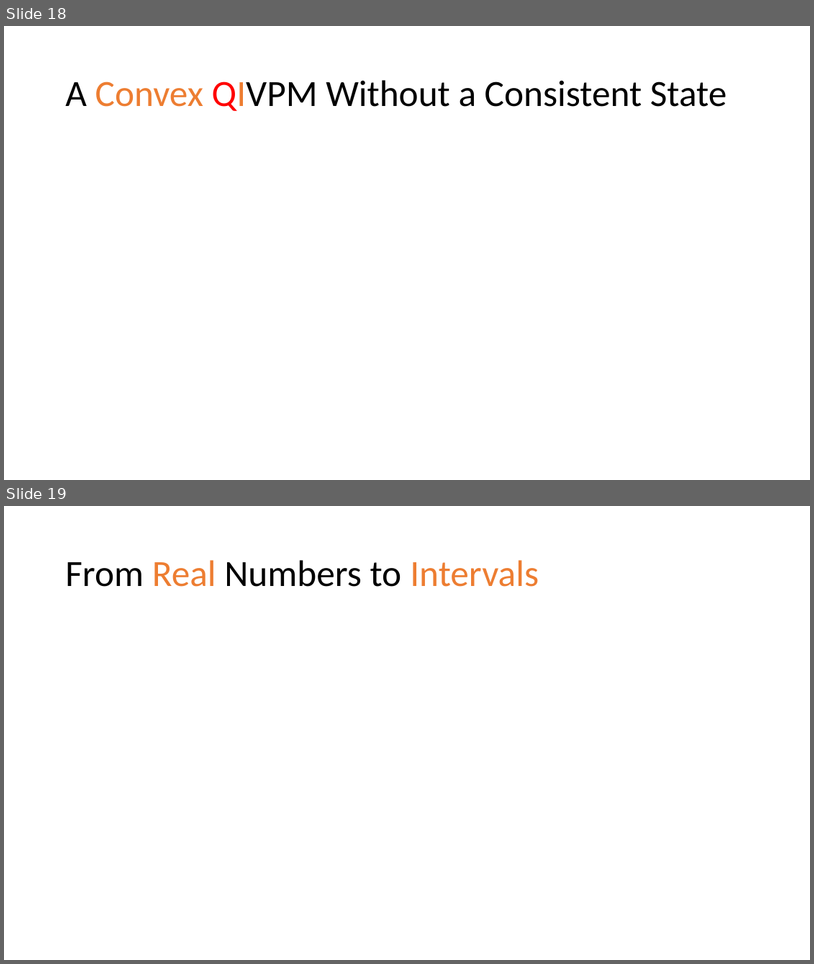
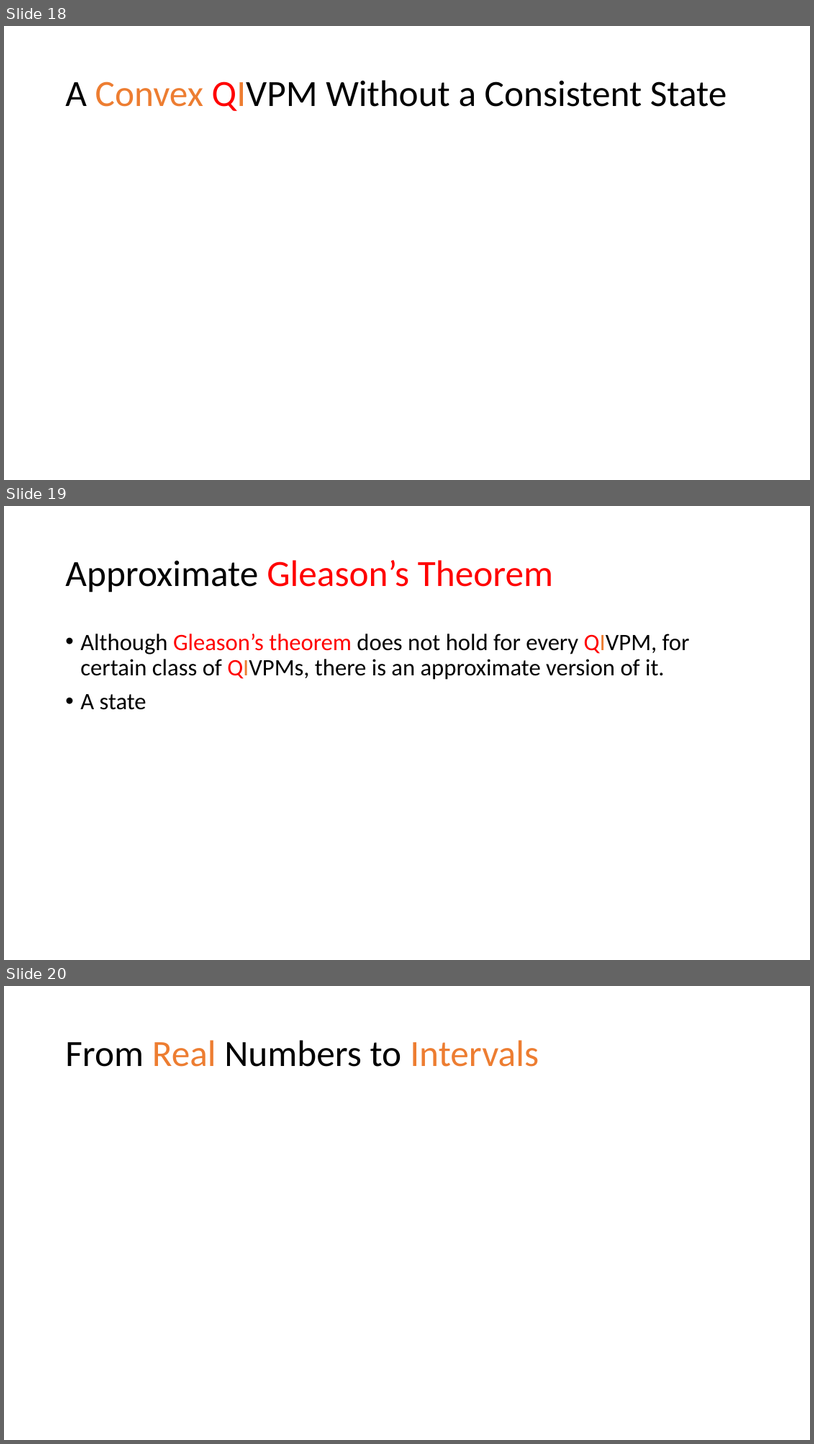
Before and after one commit to yuttai/Contextuality-and-Nonlocality-in-Discrete-Quantum-Theory, a slide deck: prop_letter.pptx. Shown one above the other, each under a label of ours: slides 18 and 19 before the commit, slides 18, 19 and 20 after it. The pictures are 814x964 and 814x1444 pixels, drawn with LibreOffice and Linux fonts; fonts in the diff are those of the drawing; grey boxes stand for pictures. Boxes give left, top, right and bottom in pixels: in the first picture for what was removed or moved away, otherwise in the second. Text is boxed around its words. In the diff, an @@ line names an element or a change of style, - is before the commit and + after.

Commit message:
prop_letter.pptx "Core and Gleason's theorem" Updating...

```diff
--- a/prop_letter.pptx
+++ b/prop_letter.pptx
@@ slide 19 added at bbox=[4, 506, 810, 960], background #FFFFFF @@
@@ title added at bbox=[65, 560, 553, 592], 44 pt, text #FF0000 @@
+Approximate Gleason’s Theorem
@@ text added at bbox=[80, 633, 690, 710], 28 pt, text #000000 @@
+• Although Gleason’s theorem does not hold for every QIVPM, for certain class of QIVPMs, there is an approximate version of it.
+• A state
@@ what was slide 19 is now slide 20 @@
```
